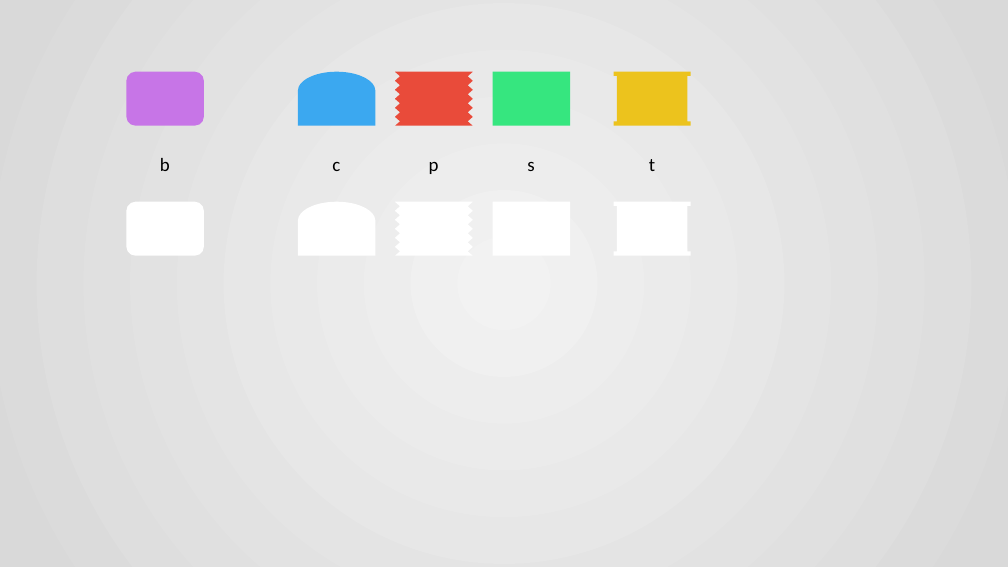
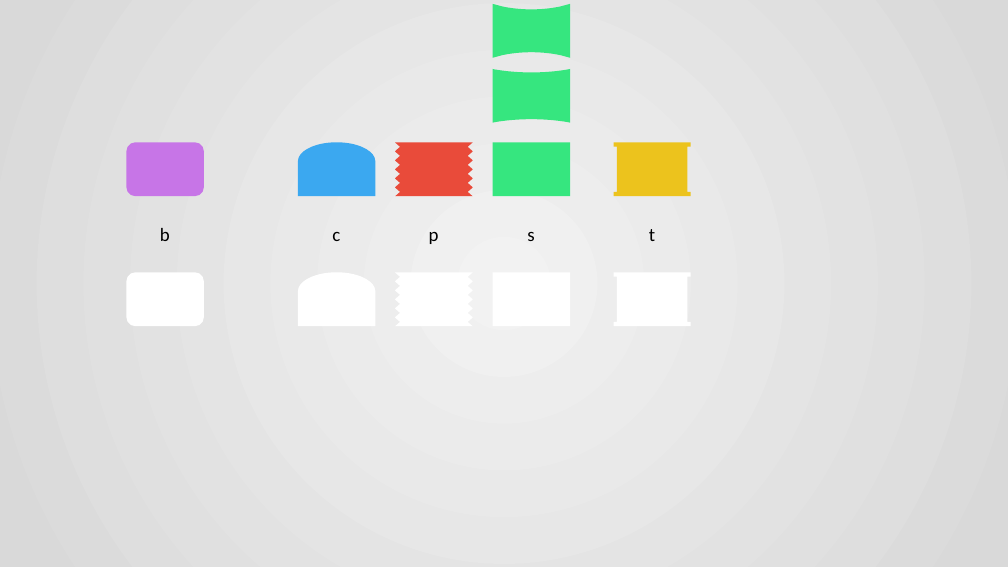
Before and after one commit to histopen/assets, a slide deck: slide 1 of Icons_UI/bcpst.pptx. Drawn at 1008x567 pixels with LibreOffice and Linux fonts; fonts in the diff are those of the drawing. Boxes give left, top, right and bottom in pixels: in the first picture for what was removed or moved away, otherwise in the second. Text is boxed around its words. In the diff, an @@ line names an element or a change of style, - is before the commit and + after.

Commit message:
update bcpst presentation file

```diff
--- a/Icons_UI/bcpst.pptx
+++ b/Icons_UI/bcpst.pptx
@@ freeform shape added at [493, 4, 570, 57], fill #36E67F @@
@@ freeform shape added at [493, 69, 570, 123], fill #36E67F @@
@@ 6 freeform shapes, 5 texts, 2 rounded rectangles, 2 rectangles: place and size @@
-6 freeform shapes, 5 texts, 2 rounded rectangles, 2 rectangles at [126, 71, 691, 256]
+6 freeform shapes, 5 texts, 2 rounded rectangles, 2 rectangles at [126, 142, 691, 326]
```
